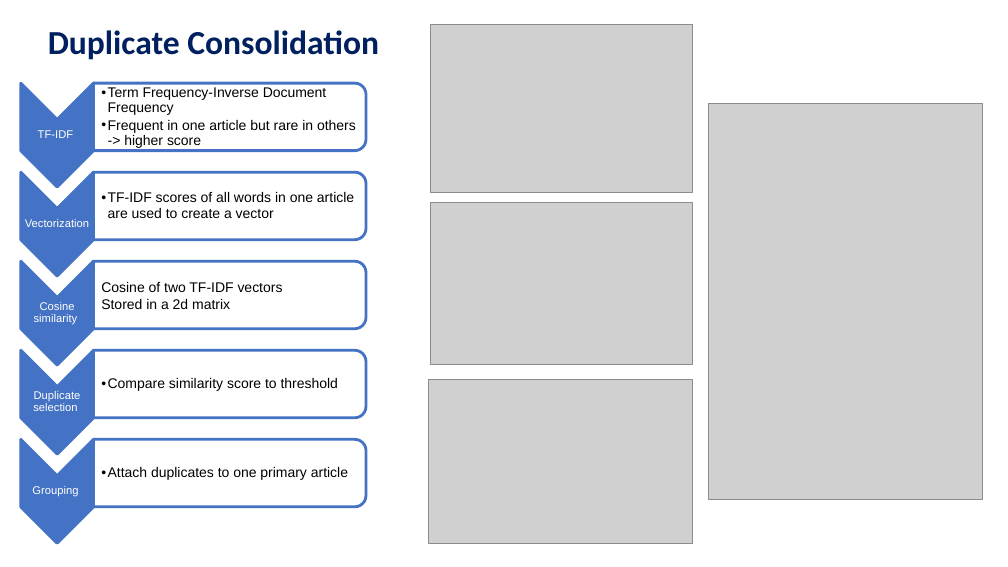
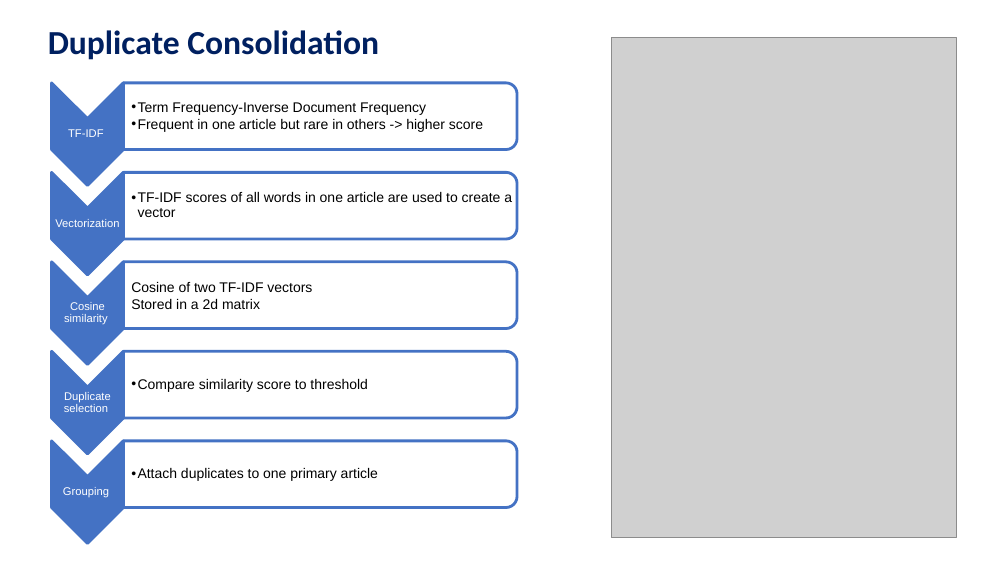
Before and after one commit to HenryQuillin/g380, a slide deck: slide 9 of NewsNudge-updated.pptx (slide 10 before the commit). Drawn at 1008x567 pixels with LibreOffice and Linux fonts; fonts in the diff are those of the drawing; grey boxes stand for pictures. Boxes give left, top, right and bottom in pixels: in the first picture for what was removed or moved away, otherwise in the second. Text is boxed around its words. In the diff, an @@ line names an element or a change of style, - is before the commit and + after.

```diff
--- a/NewsNudge-updated.pptx
+++ b/NewsNudge-updated.pptx
@@ picture removed at <box>430,25,692,193</box> @@
@@ picture: place and size @@
-picture at <box>709,103,983,500</box>
+picture at <box>611,37,956,537</box>
@@ text "Term Frequency-Inverse Document Frequency" rewrapped from <box>108,87,356,148</box> to <box>138,102,483,132</box> @@
@@ round same rect: place and size @@
-round same rect at <box>93,83,365,151</box>
+round same rect at <box>123,83,518,150</box>
@@ text "TF-IDF scores of all words ..." rewrapped from <box>108,192,354,218</box> to <box>138,192,512,217</box> @@
@@ round same rect: place and size @@
-round same rect at <box>93,172,365,239</box>
+round same rect at <box>123,173,518,239</box>
@@ picture removed at <box>430,203,692,365</box> @@
@@ text "Cosine of two TF-IDF vectors": place and size @@
-text "Cosine of two TF-IDF vectors" at <box>101,282,283,309</box>
+text "Cosine of two TF-IDF vectors" at <box>131,282,312,309</box>
@@ round same rect: place and size @@
-round same rect at <box>93,261,365,328</box>
+round same rect at <box>123,263,518,329</box>
@@ text "Compare similarity score to threshold": place and size @@
-text "Compare similarity score to threshold" at <box>108,378,338,391</box>
+text "Compare similarity score to threshold" at <box>138,379,367,392</box>
@@ round same rect: place and size @@
-round same rect at <box>93,350,365,418</box>
+round same rect at <box>123,351,518,418</box>
@@ picture removed at <box>428,379,692,543</box> @@
@@ 5 texts, 5 chevrons: place and size @@
-5 texts, 5 chevrons at <box>21,83,93,543</box>
+5 texts, 5 chevrons at <box>52,82,123,544</box>
@@ text "Attach duplicates to one primary ...": place and size @@
-text "Attach duplicates to one primary ..." at <box>108,467,348,480</box>
+text "Attach duplicates to one primary ..." at <box>138,468,378,481</box>
@@ round same rect: place and size @@
-round same rect at <box>93,439,365,507</box>
+round same rect at <box>123,441,518,508</box>
```
Also in this commit, not shown: 3 other slides changed, 1 slide added.
